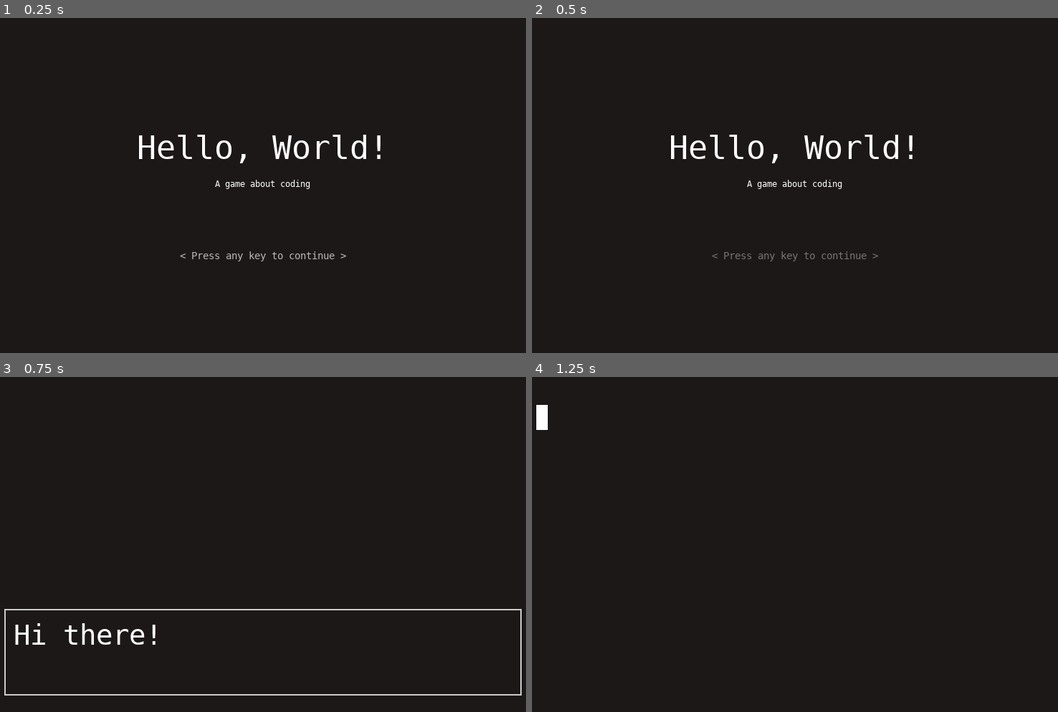
Above: before the commit, frames 1-4 (two rows, left to right).
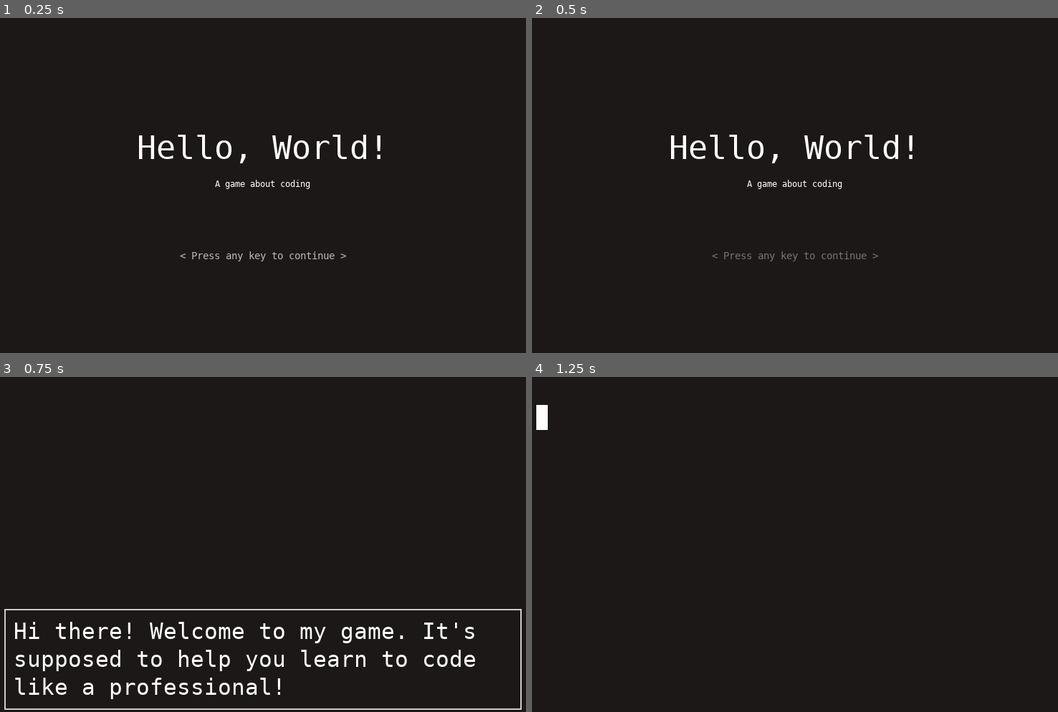
Above: after the commit, the same moments.

Repository: tommyztx/Hello_World
Game: Godot game, scene res://Title.tscn
Two runs of this game, one before a commit and one after it. Both use one fixed random seed, a clock stepped at 60 frames per second and the inputs below.
Inputs:
- Up to frame 1 (0.25 s): no input
- Up to frame 2 (0.5 s): no input
- Up to frame 3 (0.75 s): tap Enter (ui_accept) at 0.5 s; hold D (move_right) from 0.53 s (still down)
- Up to frame 4 (1.25 s): keep holding D (move_right); tap Enter (ui_accept) at 0.77 s

Frames 1-2 are identical in both runs. In frame 3, 4.3% of the frame differs, in the area x 0-100%, y 73-100%; in frame 4, nothing differs.

Commit message:
Improved text for blinking

Diff:
--- a/Hello_World/Blinking.gd
+++ b/Hello_World/Blinking.gd
@@ -9,7 +9,7 @@
 
 func _ready():
 	timer.set_wait_time(6)
-	textbox.addtext("Hi there!")
+	textbox.addtext("Hi there! Welcome to my game. It's supposed to help you learn to code like a professional!")
 	timer.connect("timeout", self, "_on_Timer_timeout")
 	timer.start()
 
--- a/Hello_World/TextBox.gd
+++ b/Hello_World/TextBox.gd
@@ -1,6 +1,6 @@
 extends CanvasLayer
 
-const CHAR_READ_RATE = 0.22
+const CHAR_READ_RATE = 0.05
 
 onready var textbox_container = $TextboxContainer
 onready var symbol = $TextboxContainer/MarginContainer/HBoxContainer/Label
--- a/Hello_World/TextBox.tscn
+++ b/Hello_World/TextBox.tscn
@@ -14,7 +14,7 @@
 bg_color = Color( 0.117647, 0.0980392, 0.0980392, 1 )
 
 [sub_resource type="DynamicFont" id=2]
-size = 50
+size = 40
 font_data = ExtResource( 1 )
 
 [node name="TextBox" type="CanvasLayer"]
@@ -27,19 +27,19 @@
 margin_left = 50.0
 margin_top = -184.0
 margin_right = -50.0
-margin_bottom = -30.0
+margin_bottom = -50.0
 __meta__ = {
 "_edit_use_anchors_": false
 }
 
 [node name="Panel" type="Panel" parent="TextboxContainer"]
 margin_right = 924.0
-margin_bottom = 154.0
+margin_bottom = 134.0
 custom_styles/panel = SubResource( 1 )
 
 [node name="MarginContainer" type="MarginContainer" parent="TextboxContainer"]
 margin_right = 924.0
-margin_bottom = 154.0
+margin_bottom = 134.0
 custom_constants/margin_right = 16
 custom_constants/margin_top = 16
 custom_constants/margin_left = 16
@@ -52,18 +52,18 @@
 margin_left = 16.0
 margin_top = 16.0
 margin_right = 908.0
-margin_bottom = 138.0
+margin_bottom = 118.0
 custom_styles/panel = SubResource( 3 )
 
 [node name="HBoxContainer" type="HBoxContainer" parent="TextboxContainer/MarginContainer"]
 margin_left = 16.0
 margin_top = 16.0
 margin_right = 908.0
-margin_bottom = 138.0
+margin_bottom = 118.0
 
 [node name="Label" type="Label" parent="TextboxContainer/MarginContainer/HBoxContainer"]
 margin_right = 892.0
-margin_bottom = 59.0
+margin_bottom = 48.0
 rect_min_size = Vector2( 892, 0 )
 size_flags_horizontal = 3
 size_flags_vertical = 2
